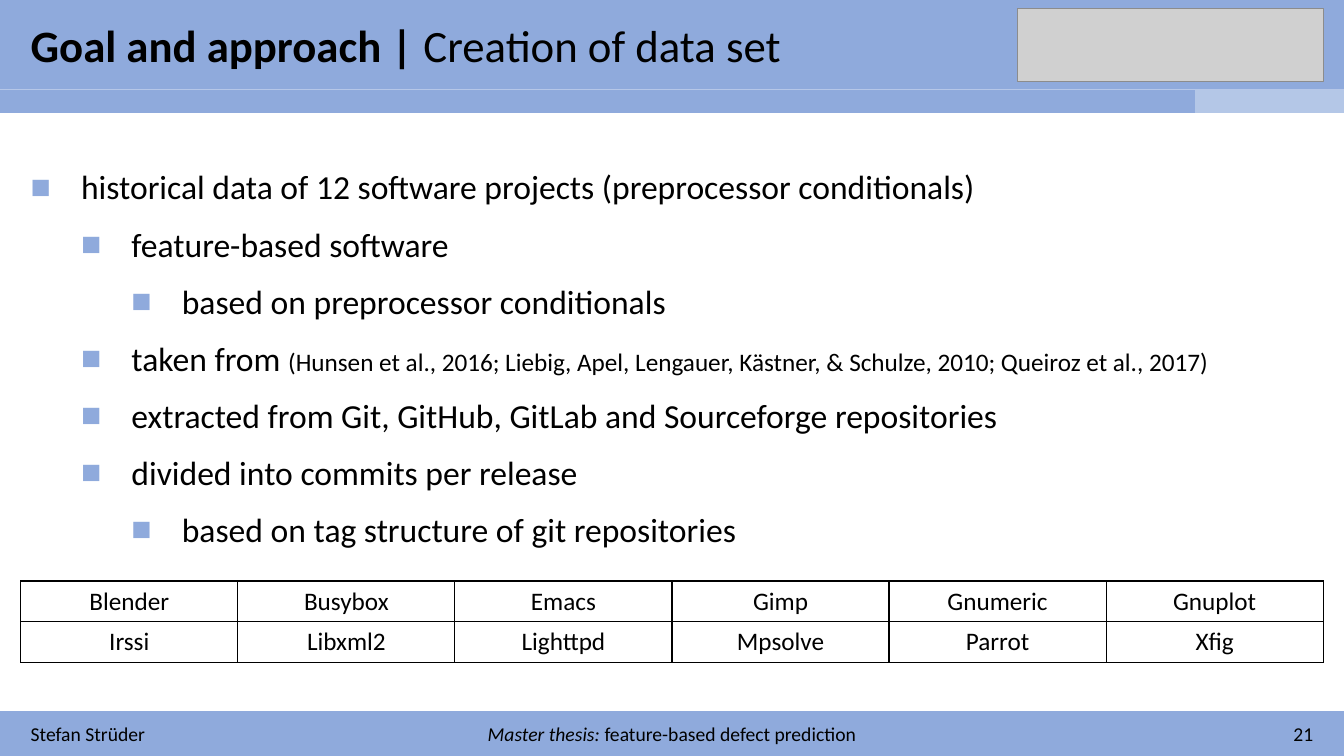
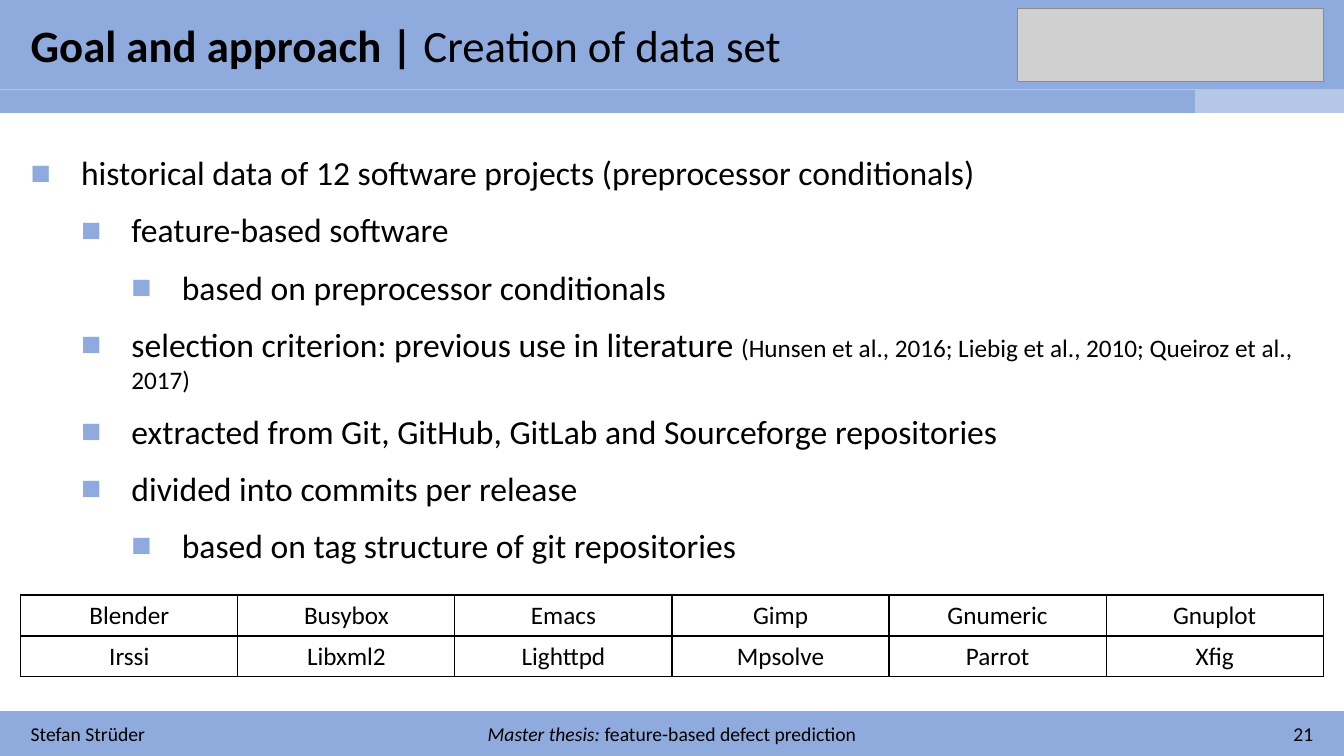
Before and after one commit to stefanstrueder/MA_Strueder, a slide deck: slide 27 of Einführungspräsentation/Introduction.pptx. Drawn at 1344x756 pixels with LibreOffice and Linux fonts; fonts in the diff are those of the drawing; grey boxes stand for pictures. Boxes give left, top, right and bottom in pixels: in the first picture for what was removed or moved away, otherwise in the second. Text is boxed around its words. In the diff, an @@ line names an element or a change of style, - is before the commit and + after.

```diff
--- a/Einführungspräsentation/Introduction.pptx
+++ b/Einführungspräsentation/Introduction.pptx
@@ text "historical data of 12 software ...": place and size @@
-text "historical data of 12 software ..." at [81,174,1208,548]
+text "historical data of 12 software ..." at [81,160,1292,564]
@@ text at [131,333,1292,393]: text changed @@
-  ■ taken from (Hunsen et al., 2016; Liebig, Apel, Lengauer, Kästner, & Schulze, 2010; Queiroz et al., 2017)
+  ■ selection criterion: previous use in literature (Hunsen et al., 2016; Liebig et al., 2010; Queiroz et al., 2017)
@@ table: place and size @@
-table at [21,581,1322,662]
+table at [21,595,1322,677]
```
Also in this commit, not shown: 1 other slide changed, 1 other file.
